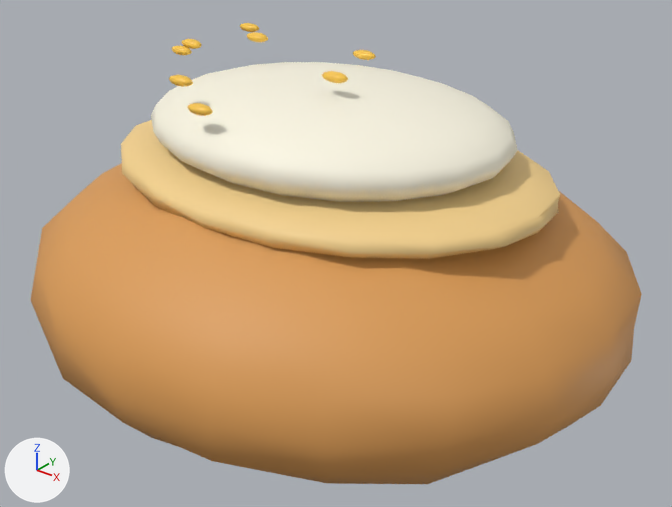
Renders of the glTF model models/catch_breads/bread_gratin.glb from each side of a commit.
The view is the same before and after, from a camera (50 mm lens) standing at (0.69, -0.846, 0.554) and looking at (0.016, -0.003, 0.031). Lighting does not change. The marker at lower left points along +X, +Y and +Z. The older version comes first. Where no turn or scale is listed for an object, it has been applied to the vertices.

Objects in the first picture: 'こんがりチーズ', 'こんがりチーズ.001', 'こんがりチーズ.002', 'こんがりチーズ.003', 'こんがりチーズ.004', 'こんがりチーズ.005', 'こんがりチーズ.006', 'こんがりチーズ.007', 'ふっくらした生地.006', 'クリーミーなグラタン', '具材を載せるくぼみ.006'.
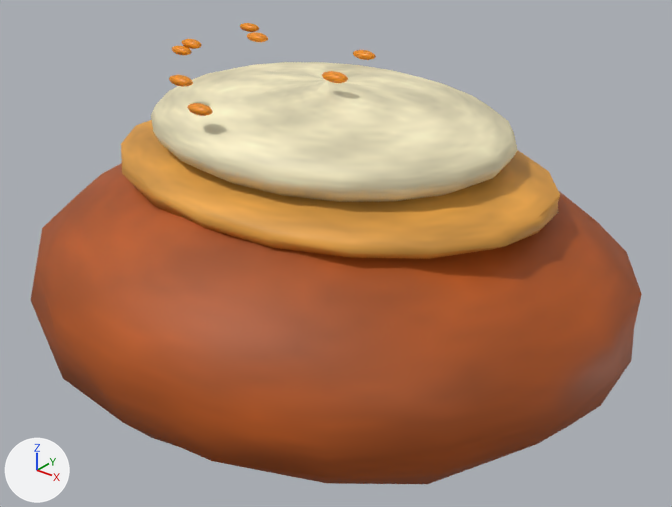
Patch to the scene script:
```diff
--- a/models/catch_breads/bread_gratin.glb.py
+++ b/models/catch_breads/bread_gratin.glb.py
@@ img_material_10 @@
+img_material_10 = load_image('material_10', '_unpacked/material_10', 64, 64, 'sRGB')
@@ img_material_21 @@
+img_material_21 = load_image('material_21', '_unpacked/material_21', 64, 64, 'sRGB')
@@ img_material_03 @@
+img_material_03 = load_image('material_03', '_unpacked/material_03', 64, 64, 'sRGB')
@@ img_material_02 @@
+img_material_02 = load_image('material_02', '_unpacked/material_02', 64, 64, 'sRGB')
@@ mat_焼きたての山吹色 @@
 mat_焼きたての山吹色 = principled_material('焼きたての山吹色')
-mat_焼きたての山吹色.base_color = (0.72, 0.34, 0.095)  # orange #dd9e57
+mat_焼きたての山吹色.texture = img_material_02
 mat_焼きたての山吹色.roughness = 0.58
@@ mat_薄焼きの生地 @@
 mat_薄焼きの生地 = principled_material('薄焼きの生地')
-mat_薄焼きの生地.base_color = (0.92, 0.65, 0.27)  # beige #f6d38e
+mat_薄焼きの生地.texture = img_material_03
 mat_薄焼きの生地.roughness = 0.58
@@ mat_白いクリーム @@
 mat_白いクリーム = principled_material('白いクリーム')
-mat_白いクリーム.base_color = (0.98, 0.94, 0.78)  # pale yellow #fdf8e5
+mat_白いクリーム.texture = img_material_21
 mat_白いクリーム.roughness = 0.58
@@ mat_溶けたチーズ @@
 mat_溶けたチーズ = principled_material('溶けたチーズ')
-mat_溶けたチーズ.base_color = (0.99, 0.59, 0.07)  # yellow #feca4b
+mat_溶けたチーズ.texture = img_material_10
 mat_溶けたチーズ.roughness = 0.44
```

Pixel boxes (x1, y1, x2, y2) of what changed, in the pictures (672 x 507 px):
'ふっくらした生地.006', surface changed (orange to brown): (31, 163, 642, 484) in both
'クリーミーなグラタン', surface changed: (151, 62, 518, 202) in both
'具材を載せるくぼみ.006', surface changed (beige to orange): (121, 120, 560, 259) in both
'こんがりチーズ.003', surface changed: (187, 103, 213, 116) in both
'こんがりチーズ.006', surface changed: (322, 71, 348, 83) in both
'こんがりチーズ', surface changed: (169, 75, 193, 87) in both
'こんがりチーズ.004', surface changed (yellow to orange): (353, 50, 376, 60) in both
'こんがりチーズ.005', surface changed: (247, 32, 268, 42) in both
'こんがりチーズ.001', surface changed: (181, 39, 202, 49) in both
'こんがりチーズ.002', surface changed: (172, 46, 192, 55) in both
'こんがりチーズ.007', surface changed: (240, 23, 259, 32) in both
